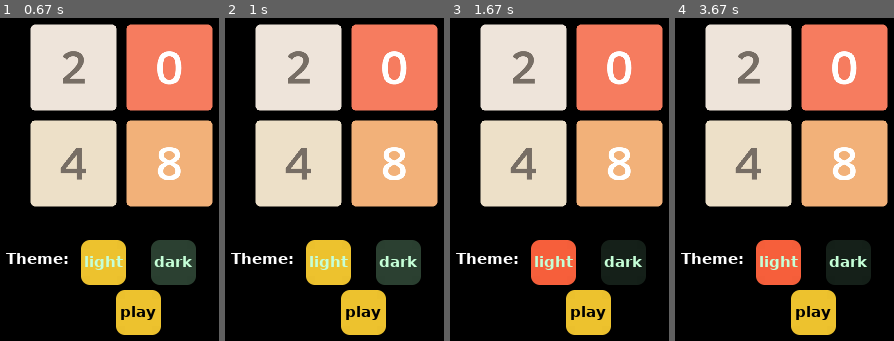
Above: before the commit, frames 1-4 (left to right).
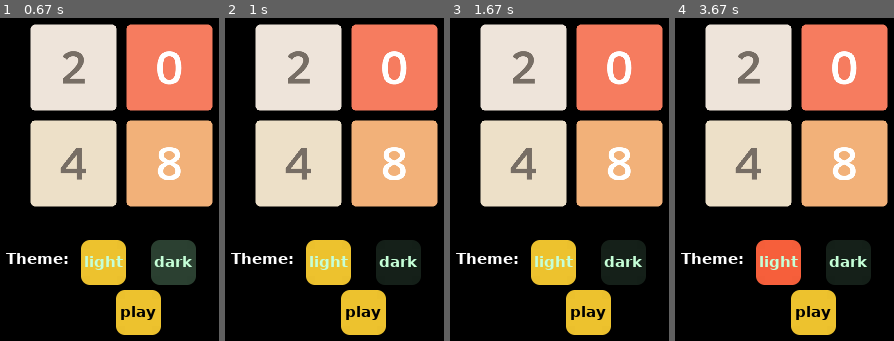
Above: after the commit, the same moments.

Repository: rajitbanerjee/2048-pygame
Game: pygame game, started from start.py
Same seed, same stepped clock (60 frames per second), same inputs: the game is played once before the commit and once after it.
Inputs (mouse positions are in pixels of both pictures, inside the frame that each line leads up to):
- Up to frame 1 (0.67 s): press the mouse at (173, 263) at 0.37 s; move the mouse to (133, 169) at 0.47 s; release the mouse at (94, 79) at 0.6 s
- Up to frame 2 (1 s): click (301, 195) at 0.72 s
- Up to frame 3 (1.67 s): click "light" at 1.05 s; click (463, 134) at 1.38 s
- Up to frame 4 (3.67 s): click "dark" at 2.22 s; click (703, 56) at 2.55 s; click "light" at 3.38 s

Frame 1 is identical in both runs. In frame 2, 2.5% of the frame differs, in the area x 68-90%, y 68-83%; in frame 3, 2.6%, in the area x 36-58%, y 68-83%; in frame 4, nothing differs.

Commit message:
deselect theme choice option

Diff:
--- a/start.py
+++ b/start.py
@@ -8,6 +8,7 @@
 
 WHITE = (255, 255, 255)
 BLACK = (0, 0, 0)
+
 
 class Button():
     def __init__(self, colour, x, y, width, height, text=""):
@@ -37,6 +38,7 @@
 
         return False
 
+
 def drawRoundRect(surface, colour, rect, radius=0.4):
     """
     surface : destination
@@ -55,7 +57,8 @@
 
     circle = pygame.Surface([min(rect.size)*3]*2, SRCALPHA)
     pygame.draw.ellipse(circle, BLACK, circle.get_rect(), 0)
-    circle = pygame.transform.smoothscale(circle, [int(min(rect.size)*radius)]*2)
+    circle = pygame.transform.smoothscale(
+        circle, [int(min(rect.size)*radius)]*2)
 
     radius = rectangle.blit(circle, (0, 0))
     radius.bottomright = rect.bottomright
@@ -75,14 +78,13 @@
 
 
 def showMenu():
-
-    light_theme = Button(tuple(c["colour"]["light"]["2048"]),
-                        215, 275, 45, 45, "light")
-    dark_theme = Button(tuple(c["colour"]["dark"]["2048"]),
-                        285, 275, 45, 45, "dark")
+    light_theme = Button(
+        tuple(c["colour"]["light"]["2048"]), 215, 275, 45, 45, "light")
+    dark_theme = Button(
+        tuple(c["colour"]["dark"]["2048"]), 285, 275, 45, 45, "dark")
 
     play = Button(tuple(c["colour"]["light"]["2048"]),
-                        250, 325, 45, 45, "play")
+                  250, 325, 45, 45, "play")
 
     difficulty = 2048
     theme = ""
@@ -105,34 +107,45 @@
         pygame.display.update()
 
         for event in pygame.event.get():
+            # store mouse position (coordinates)
             pos = pygame.mouse.get_pos()
 
             if event.type == QUIT:
                 pygame.quit()
                 sys.exit()
 
-            # play game
+            # check if a button is clicked
             if event.type == pygame.MOUSEBUTTONDOWN:
+                # select light theme
                 if light_theme.isOver(pos):
                     dark_theme.colour = tuple(c["colour"]["dark"]["2048"])
                     light_theme.colour = tuple(c["colour"]["light"]["64"])
                     theme = "light"
                     theme_selected = True
 
-
+                # select dark theme
                 elif dark_theme.isOver(pos):
                     dark_theme.colour = tuple(c["colour"]["dark"]["1024"])
                     light_theme.colour = tuple(c["colour"]["light"]["2048"])
                     theme = "dark"
                     theme_selected = True
 
+                # play game with selected theme
                 if play.isOver(pos):
                     if theme != "":
                         playGame(theme, difficulty)
 
+                # reset theme choice if area outside buttons is clicked
+                if not play.isOver(pos) and \
+                    not dark_theme.isOver(pos) and \
+                        not light_theme.isOver(pos):
+                    theme = ""
+                    theme_selected = False
+                    light_theme.colour = tuple(c["colour"]["light"]["2048"])
+                    dark_theme.colour = tuple(c["colour"]["dark"]["2048"])
 
             # change colour on hovering over buttons
-            if event.type == pygame.MOUSEMOTION  and not theme_selected:
+            if event.type == pygame.MOUSEMOTION and not theme_selected:
                 if light_theme.isOver(pos):
                     light_theme.colour = tuple(c["colour"]["light"]["64"])
                 if not light_theme.isOver(pos):
@@ -144,21 +157,24 @@
                     dark_theme.colour = tuple(c["colour"]["dark"]["2048"])
 
 
-
 if __name__ == "__main__":
     # load json data
     c = json.load(open("constants.json", "r"))
 
-    # Set up pygame
+    # set up pygame
     pygame.init()
+    # set up screen
     screen = pygame.display.set_mode(
         (c["size"], c["size"]))
     pygame.display.set_caption("2048 by Rajit Banerjee")
 
+    # display game icon in window
     icon = pygame.transform.scale(
         pygame.image.load("image/icon.ico"), (32, 32))
+    pygame.display.set_icon(icon)
 
-    pygame.display.set_icon(icon)
+    # set font according to json data specifications
     my_font = pygame.font.SysFont(c["font"], c["font_size"], bold=True)
 
+    # display the start screen
     showMenu()
